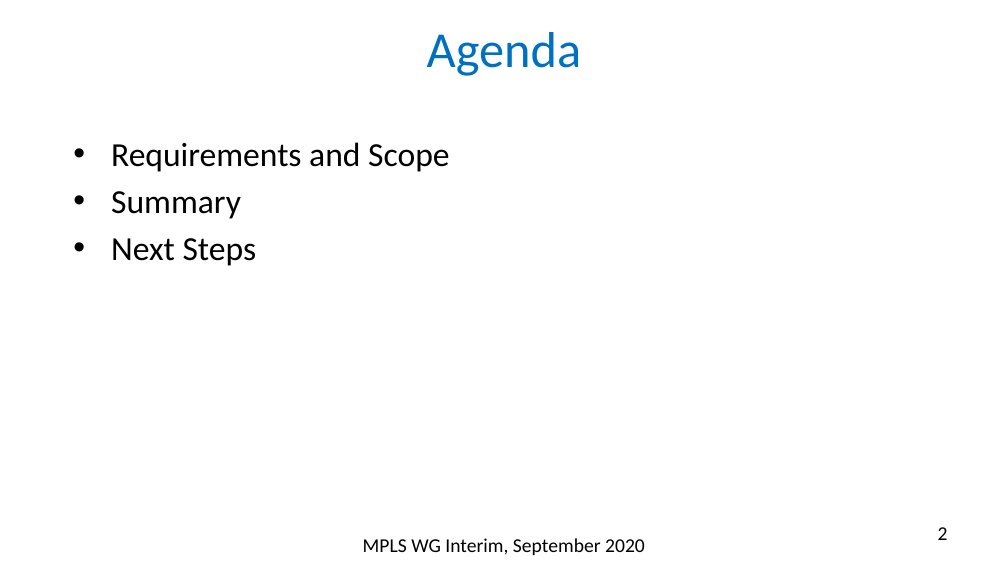
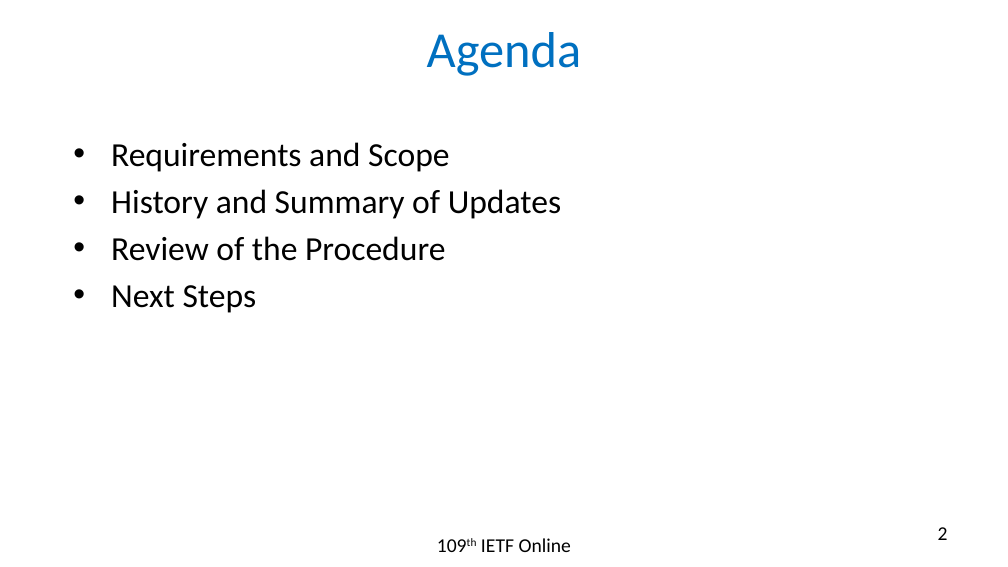
Before and after one commit to rakgandhi/ietf-slides, a slide deck: slide 2 of draft-gandhi-spring-sr-enhanced-plm-03.pptx. Drawn at 1008x567 pixels with LibreOffice and Linux fonts; fonts in the diff are those of the drawing. Boxes give left, top, right and bottom in pixels: in the first picture for what was removed or moved away, otherwise in the second. Text is boxed around its words. In the diff, an @@ line names an element or a change of style, - is before the commit and + after.

```diff
--- a/draft-gandhi-spring-sr-enhanced-plm-03.pptx
+++ b/draft-gandhi-spring-sr-enhanced-plm-03.pptx
@@ text at [111, 189, 561, 261]: text changed @@
-• Summary
+• History and Summary of Updates
+• Review of the Procedure
@@ text at [481, 538, 571, 552]: text changed @@
-MPLS WG Interim, September 2020
+109th IETF Online
```
Also in this commit, not shown: 16 other slides changed, 1 slide added, 1 other file.
